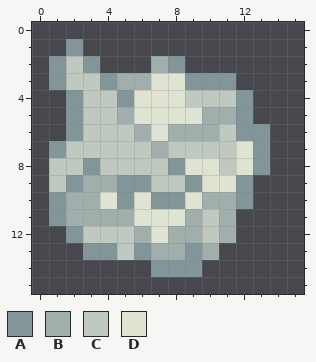
Pixel-art sprite, stored at icon/Cramped paper.png. That is the earlier state.
The file is 128x128 pixels, drawn in blocks of 8x8; one block is one cell here.
Palette (. is transparent): A #829599  B #a1afac  C #c0c9bf  D #dfe3d2
Pixels before, first column x 1:
 1 .A...........
 2 ACA...BA.....
 3 ACCABBDDAAA..
 4 .ACCADDDCCCA.
 5 .ACCBDDDDBBA.
 6 .ACCCBDBBBCAA
 7 ACCCCCBCCCCDA
 8 CCACCCCADDCDA
 9 CABBAACCADDA.
10 ABBDADAADBBA.
11 ABBBBDDDBCB..
12 .ACCCBDBBCB..
13 ..AACABBAB...
14 ......AAA....
The same view after the edit:
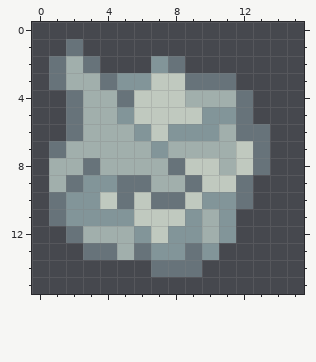
The exact change:
Colour A changes from #829599 to #67737a.
Colour B changes from #a1afac to #829599.
Colour C changes from #c0c9bf to #a1afac.
Colour D changes from #dfe3d2 to #c0c9bf.
Boxes around the changes in both pictures, in picture pixels (x1, y1, x2, y2):
changed: (49, 39, 270, 277)
